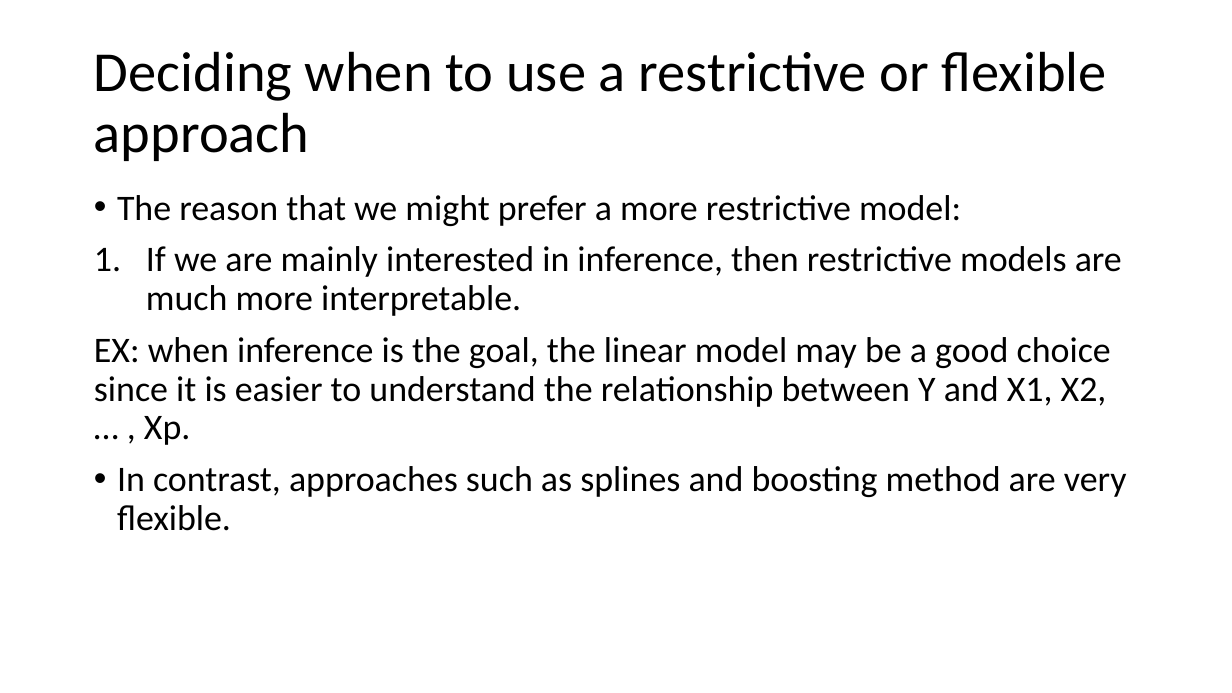
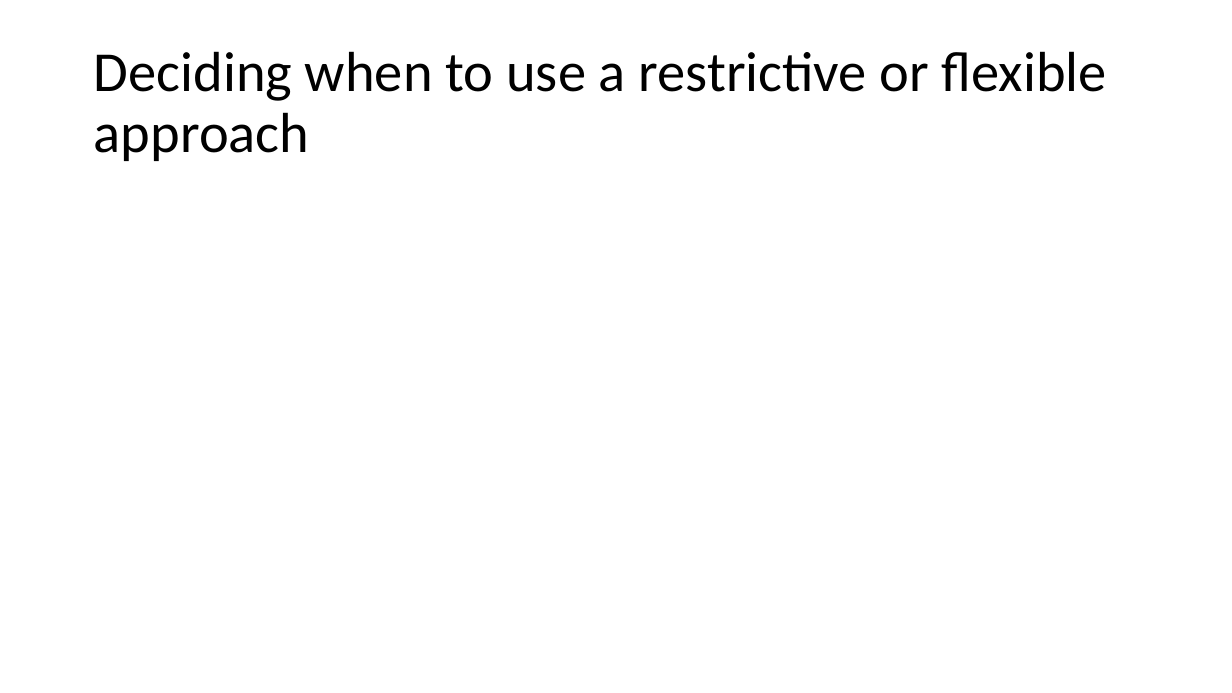
Before and after one commit to TseChapman/PresentationMaterials, a slide deck: slide 21 of Presentation Materials/Chapter 2/Chapter 2 Presentation.pptx. Drawn at 1232x693 pixels with LibreOffice and Linux fonts; fonts in the diff are those of the drawing; grey boxes stand for pictures. Boxes give left, top, right and bottom in pixels: in the first picture for what was removed or moved away, otherwise in the second. Text is boxed around its words. In the diff, an @@ line names an element or a change of style, - is before the commit and + after.

```diff
--- a/Presentation Materials/Chapter 2/Chapter 2 Presentation.pptx
+++ b/Presentation Materials/Chapter 2/Chapter 2 Presentation.pptx
@@ text removed at (x1=94, y1=195, x2=1127, y2=531) @@
-• The reason that we might prefer a more restrictive model:
-1. If we are mainly interested in inference, then restrictive models are much more interpretable.
-EX: when inference is the goal, the linear model may be a good choice since it is easier to understand the relationship between Y and X1, X2, … , Xp.
-• In contrast, approaches such as splines and boosting method are very flexible.
```
Also in this commit, not shown: 2 other slides changed, 4 slides added, 1 slide removed, 52 other files.
